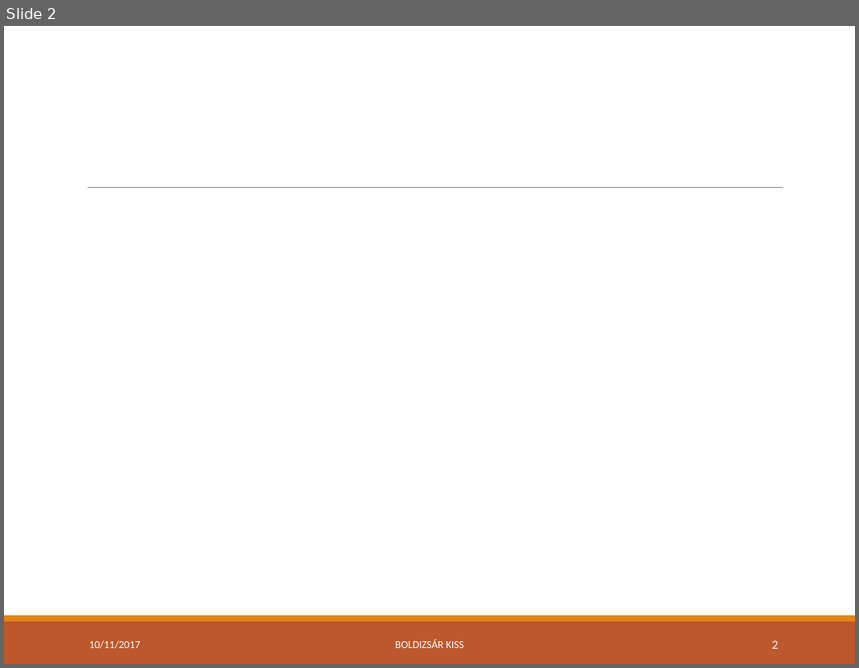
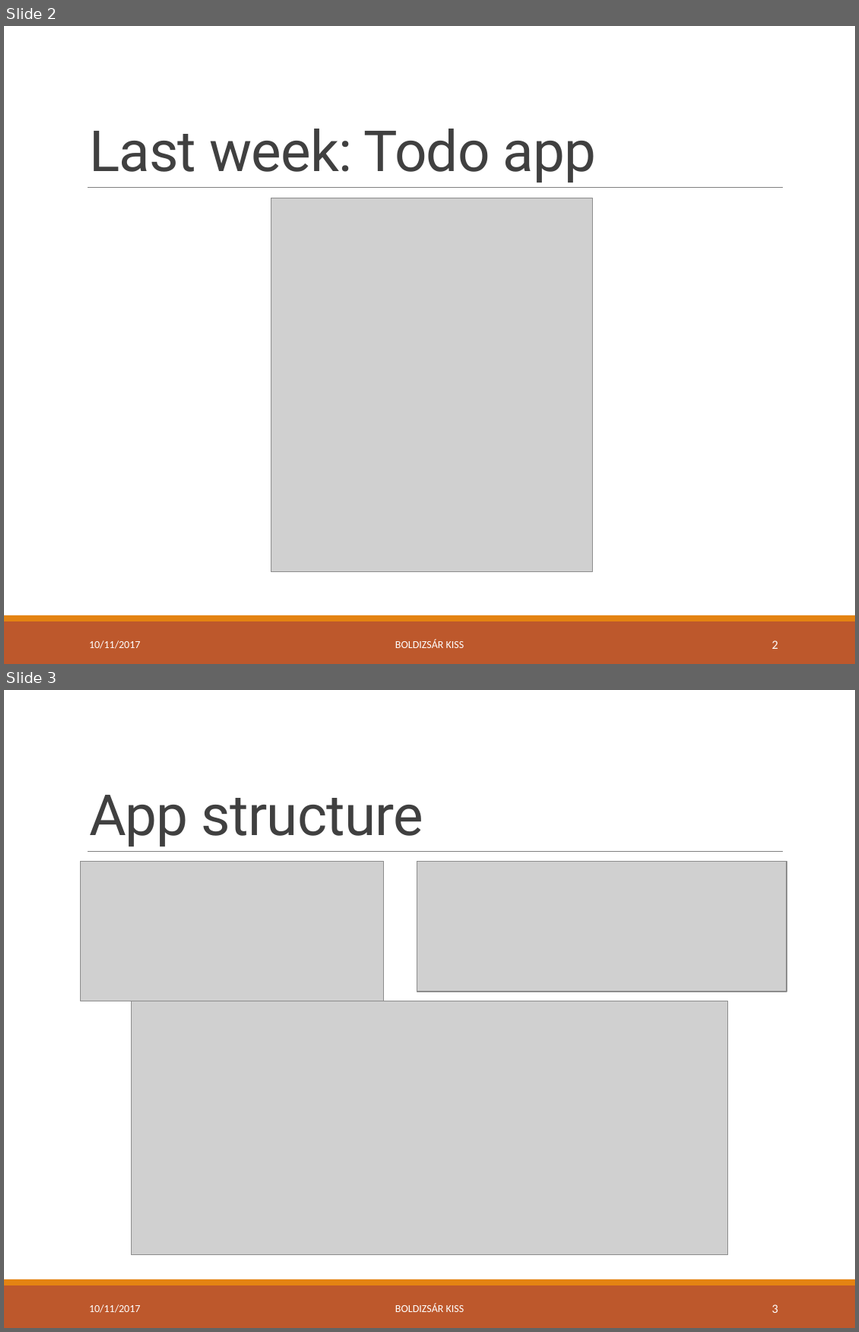
Before and after one commit to green-fox-academy/bpo106, a slide deck: week09/day05/demo/ppt-w09.pptx. Shown one above the other, each under a label of ours: slide 2 before the commit, slides 2 and 3 after it. The pictures are 859x668 and 859x1332 pixels, drawn with LibreOffice and Linux fonts; fonts in the diff are those of the drawing; grey boxes stand for pictures. Boxes give left, top, right and bottom in pixels: in the first picture for what was removed or moved away, otherwise in the second. Text is boxed around its words. In the diff, an @@ line names an element or a change of style, - is before the commit and + after.

```diff
--- a/week09/day05/demo/ppt-w09.pptx
+++ b/week09/day05/demo/ppt-w09.pptx
@@ slide 3 added at bbox=[4, 690, 855, 1328], background #FFFFFF; not listed: 3 template elements that a slide beside it also shows @@
@@ title added at bbox=[89, 795, 424, 847], 48 pt, text #404040 @@
+App structure
@@ picture added at bbox=[81, 861, 384, 1002] @@
@@ picture added at bbox=[417, 861, 786, 991] @@
@@ picture added at bbox=[131, 1002, 728, 1255] @@
@@ text added at bbox=[89, 1305, 141, 1313], 9 pt, text #FFFFFF @@
+10/11/2017
@@ text added at bbox=[395, 1303, 465, 1312], 9 pt, text #FFFFFF @@
+BOLDIZSÁR KISS
@@ page number added at bbox=[772, 1305, 778, 1313], 10.5 pt, text #FFFFFF @@
+3
@@ slide 2 changed as well @@
@@ title added at bbox=[89, 129, 597, 183], 48 pt, text #404040 @@
+Last week: Todo app
@@ picture added at bbox=[272, 198, 593, 572] @@
```
Also in this commit, not shown: 5 other slides changed, 3 other slides added, 4 other files.
